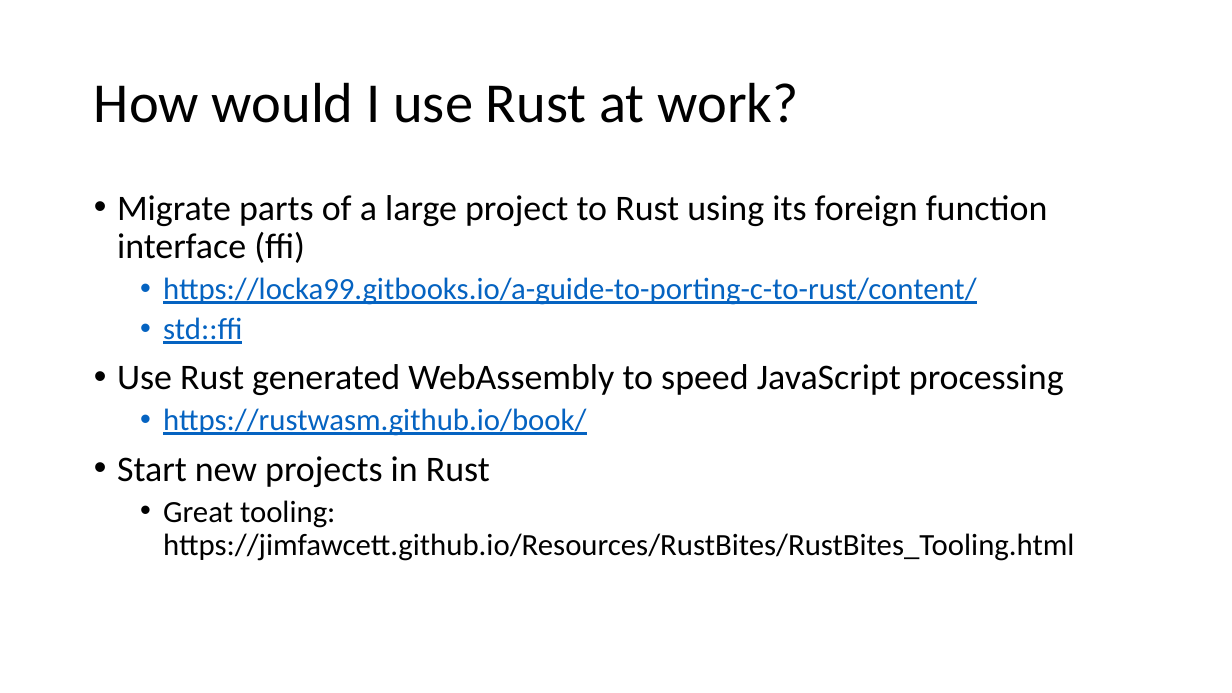
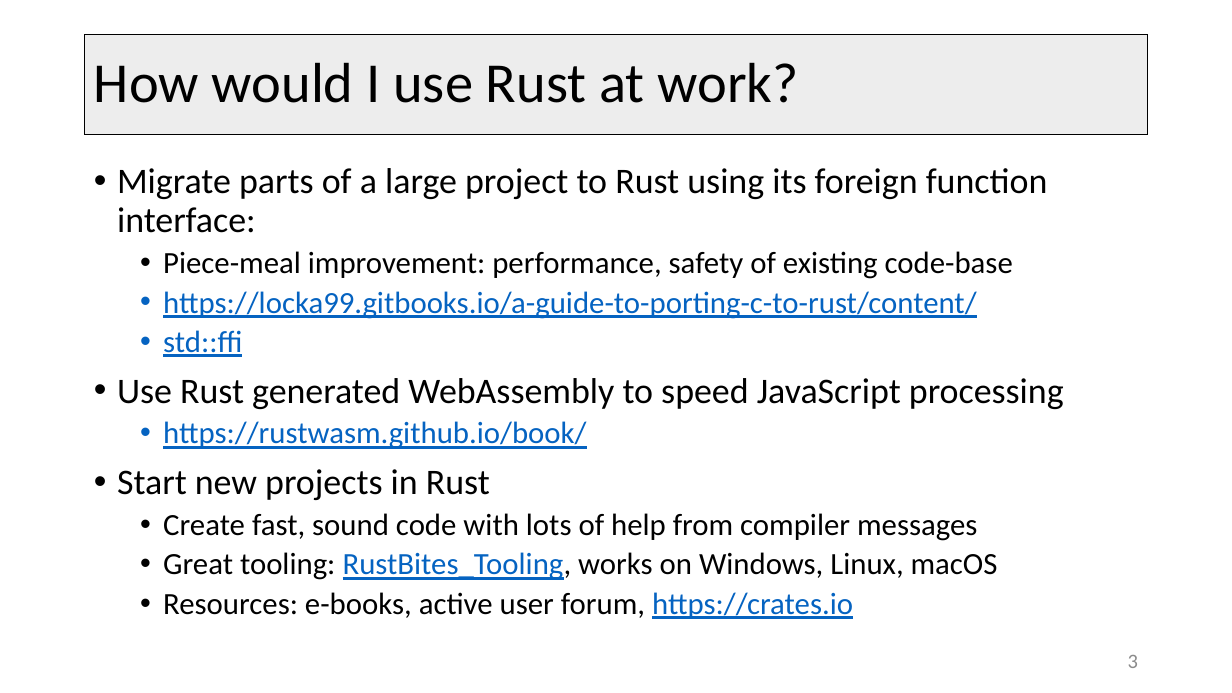
Before and after one commit to JimFawcett/BuildOn, a slide deck: slide 3 of Build-On-2.pptx (slide 6 before the commit). Drawn at 1232x693 pixels with LibreOffice and Linux fonts; fonts in the diff are those of the drawing. Boxes give left, top, right and bottom in pixels: in the first picture for what was removed or moved away, otherwise in the second. Text is boxed around its words. In the diff, an @@ line names an element or a change of style, - is before the commit and + after.

```diff
--- a/Build-On-2.pptx
+++ b/Build-On-2.pptx
@@ title "How would I use Rust ...": place and size @@
-title "How would I use Rust ..." at [94, 82, 798, 123]
+title "How would I use Rust ..." at [85, 34, 1148, 135]
@@ title "How would I use Rust ..." at [85, 34, 1148, 135]: fill none to #EDEDED; outline none to #000000 0.75 pt @@
@@ text "Migrate parts of a large ...": place and size @@
-text "Migrate parts of a large ..." at [117, 195, 1074, 561]
+text "Migrate parts of a large ..." at [117, 168, 1064, 619]
@@ text at [117, 168, 1048, 279]: text changed @@
-• Migrate parts of a large project to Rust using its foreign function interface (ffi)
+• Migrate parts of a large project to Rust using its foreign function interface:
+  • Piece-meal improvement: performance, safety of existing code-base
@@ text at [163, 513, 998, 619]: text changed @@
-  • Great tooling: https://jimfawcett.github.io/Resources/RustBites/RustBites_Tooling.html
+  • Create fast, sound code with lots of help from compiler messages
+  • Great tooling: RustBites_Tooling, works on Windows, Linux, macOS
+  • Resources: e-books, active user forum, https://crates.io
@@ page number added at [1128, 655, 1138, 668], 16 pt, text #8C8C8C @@
+3
```
Also in this commit, not shown: 9 other slides changed, 1 other file.
